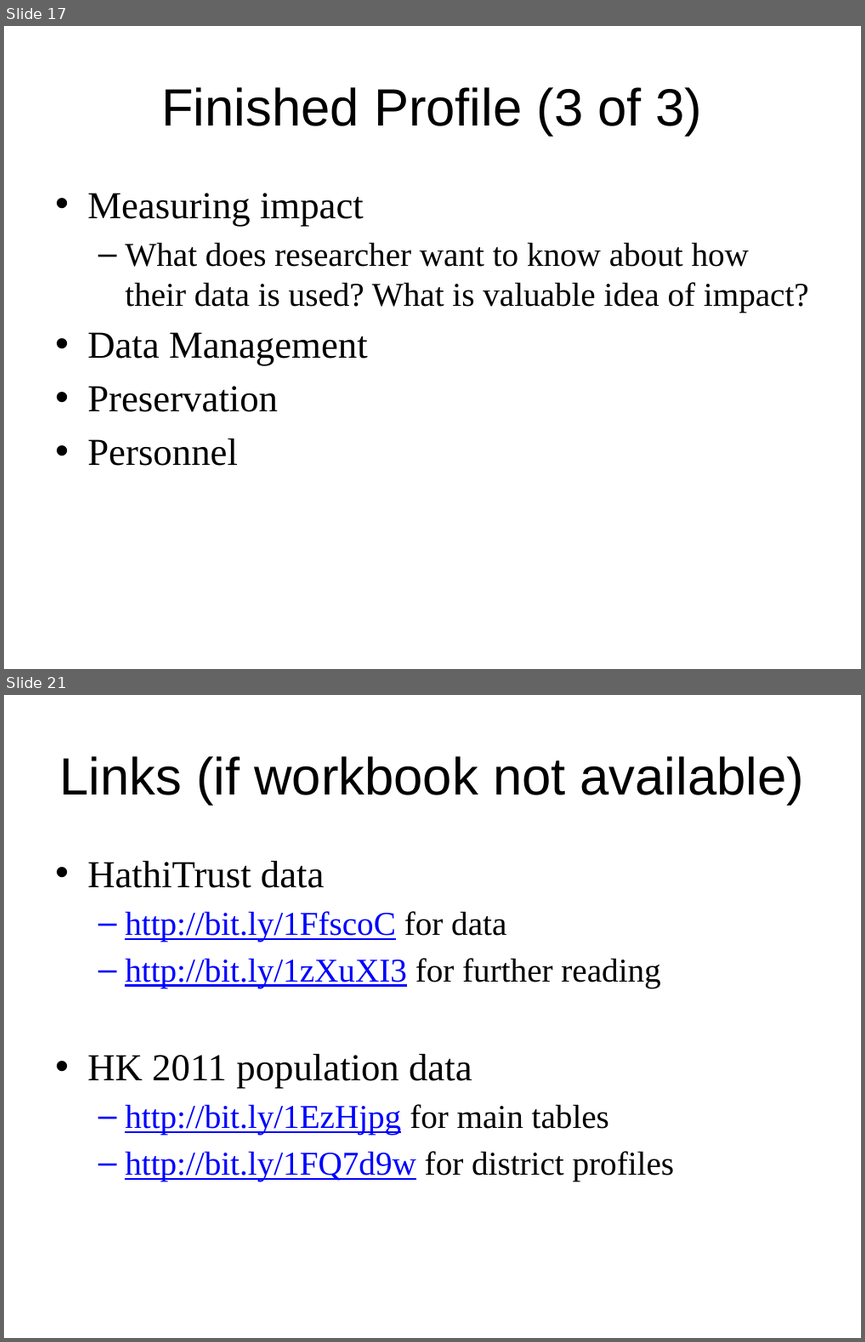
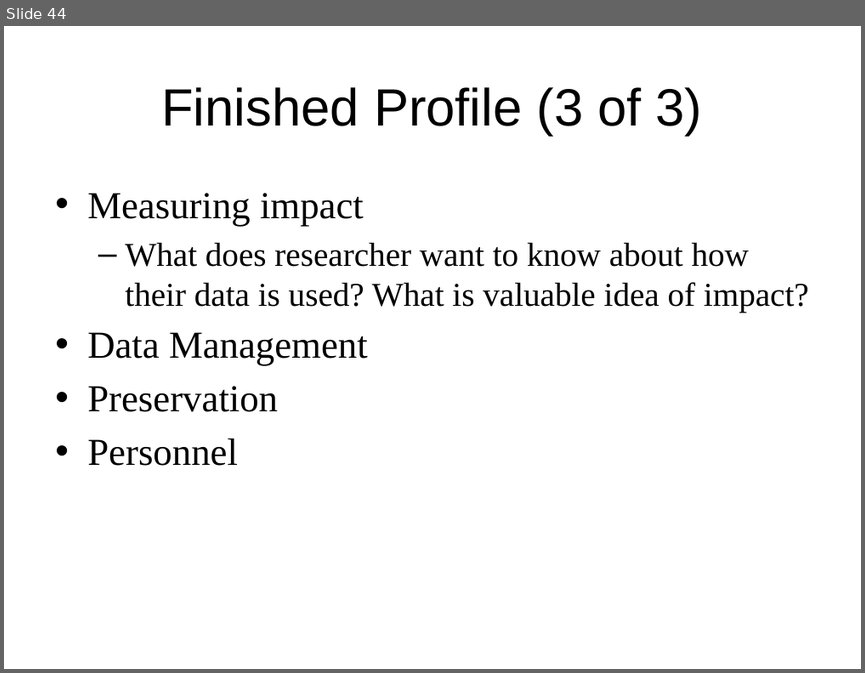
Before and after one commit to DataCurationWorkshop/Beijing-2015, a slide deck: Day1_Demo_DMPTools.pptx. Shown one above the other, each under a label of ours: slides 17 and 21 before the commit, slide 44 after it; the slides between them are not shown. The pictures are 865x1342 and 865x673 pixels, drawn with LibreOffice and Linux fonts; fonts in the diff are those of the drawing; background and template pictures are left out. Boxes give left, top, right and bottom in pixels: in the first picture for what was removed or moved away, otherwise in the second. Text is boxed around its words. In the diff, an @@ line names an element or a change of style, - is before the commit and + after.

```diff
--- a/Day1_Demo_DMPTools.pptx
+++ b/Day1_Demo_DMPTools.pptx
@@ slide 21 removed at [4,695,861,1338], background #FFFFFF @@
@@ title removed at [59,756,805,805] @@
-Links (if workbook not available)
@@ text removed at [87,861,675,1181] @@
-• HathiTrust data
-  – http://bit.ly/1FfscoC for data
-  – http://bit.ly/1zXuXI3 for further reading
-• HK 2011 population data
-  – http://bit.ly/1EzHjpg for main tables
-  – http://bit.ly/1FQ7d9w for district profiles
@@ what was slide 17 is now slide 44 @@
```
Also in this commit, not shown: 2 slides changed, 24 slides added, 5 other slides removed, 1 other file.
